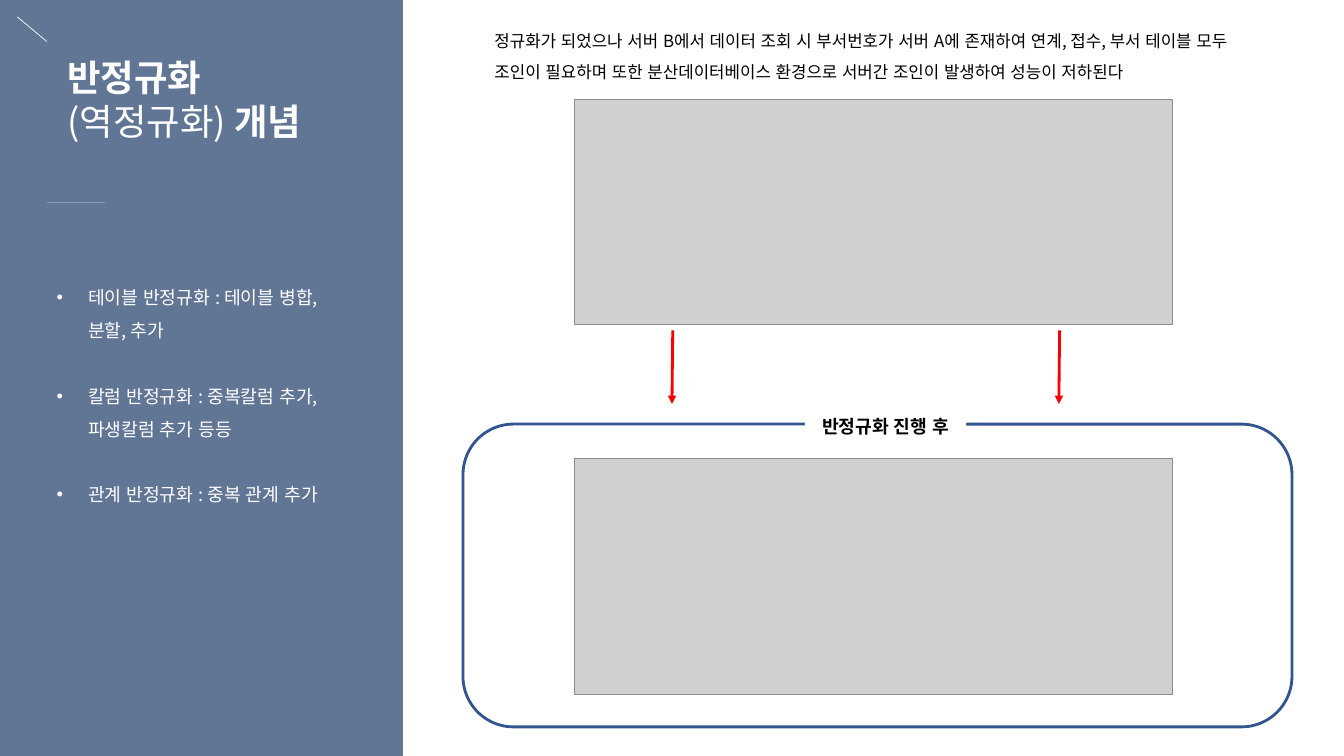
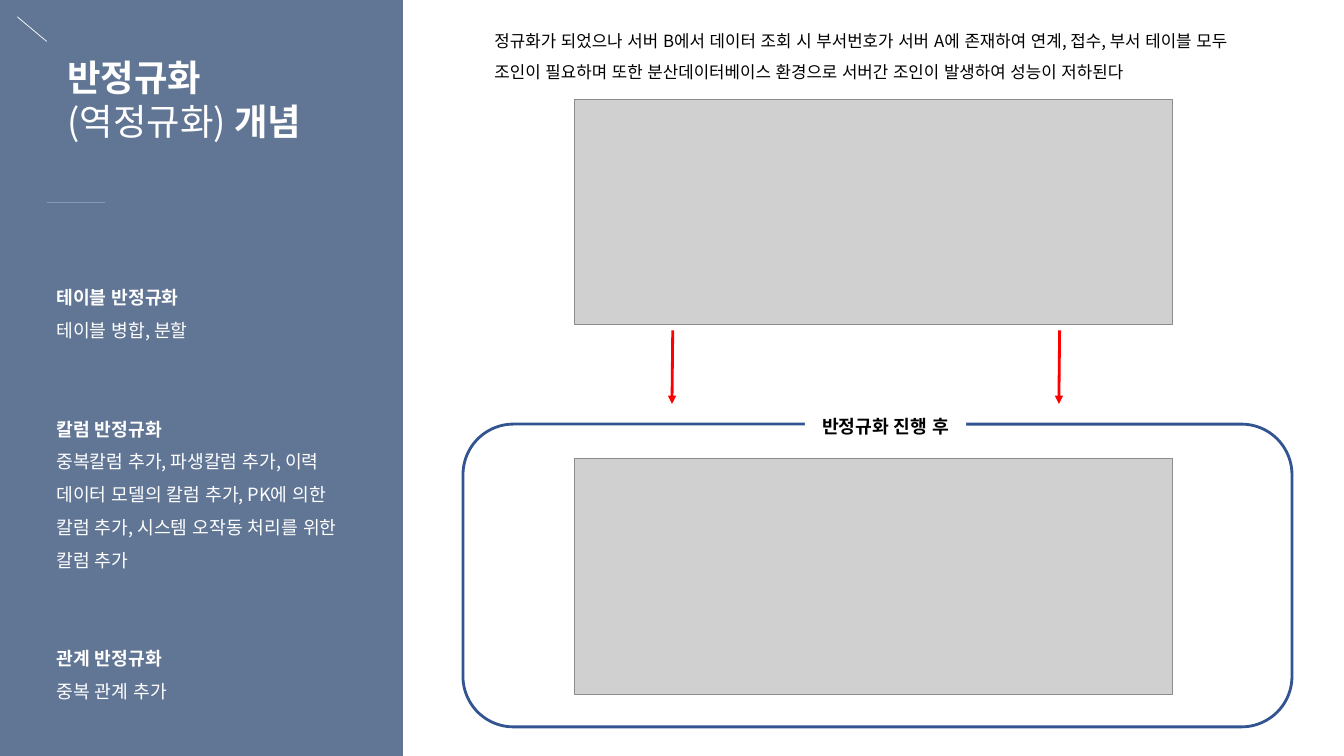
Before and after one commit to eunbee-kim/dmsql1471, a slide deck: slide 8 of 교육/5주차_DB정규화_반정규화_서버인증_세션과쿠키.pptx. Drawn at 1344x756 pixels with LibreOffice and Linux fonts; fonts in the diff are those of the drawing; grey boxes stand for pictures. Boxes give left, top, right and bottom in pixels: in the first picture for what was removed or moved away, otherwise in the second. Text is boxed around its words. In the diff, an @@ line names an element or a change of style, - is before the commit and + after.

```diff
--- a/교육/5주차_DB정규화_반정규화_서버인증_세션과쿠키.pptx
+++ b/교육/5주차_DB정규화_반정규화_서버인증_세션과쿠키.pptx
@@ text at bbox=[57, 288, 336, 700]: text changed @@
-• 테이블 반정규화 : 테이블 병합, 분할, 추가
-• 칼럼 반정규화 : 중복칼럼 추가, 파생칼럼 추가 등등
-• 관계 반정규화 : 중복 관계 추가
+테이블 반정규화
+테이블 병합, 분할
+칼럼 반정규화
+중복칼럼 추가, 파생칼럼 추가, 이력 데이터 모델의 칼럼 추가, PK에 의한 칼럼 추가, 시스템 오작동 처리를 위한 칼럼 추가
+관계 반정규화
+중복 관계 추가
```
Also in this commit, not shown: 9 other slides changed.
